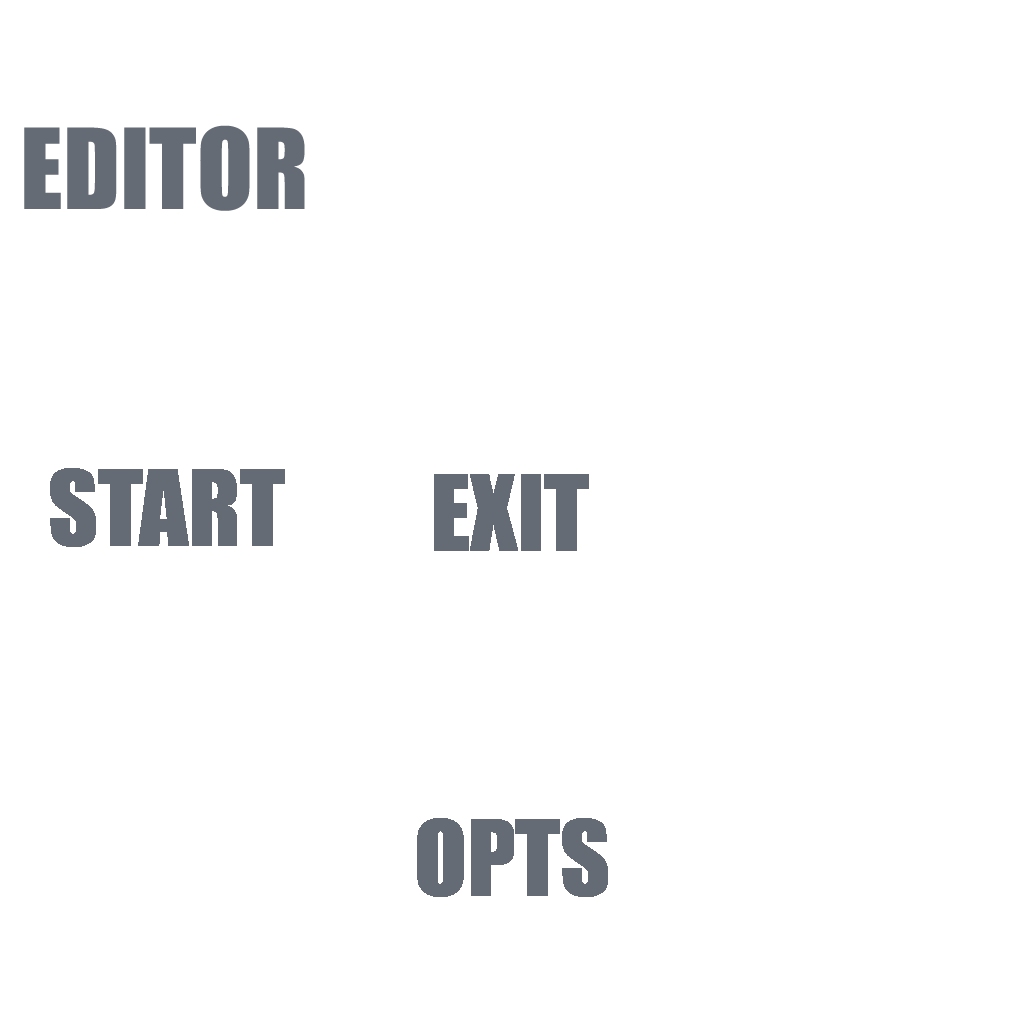
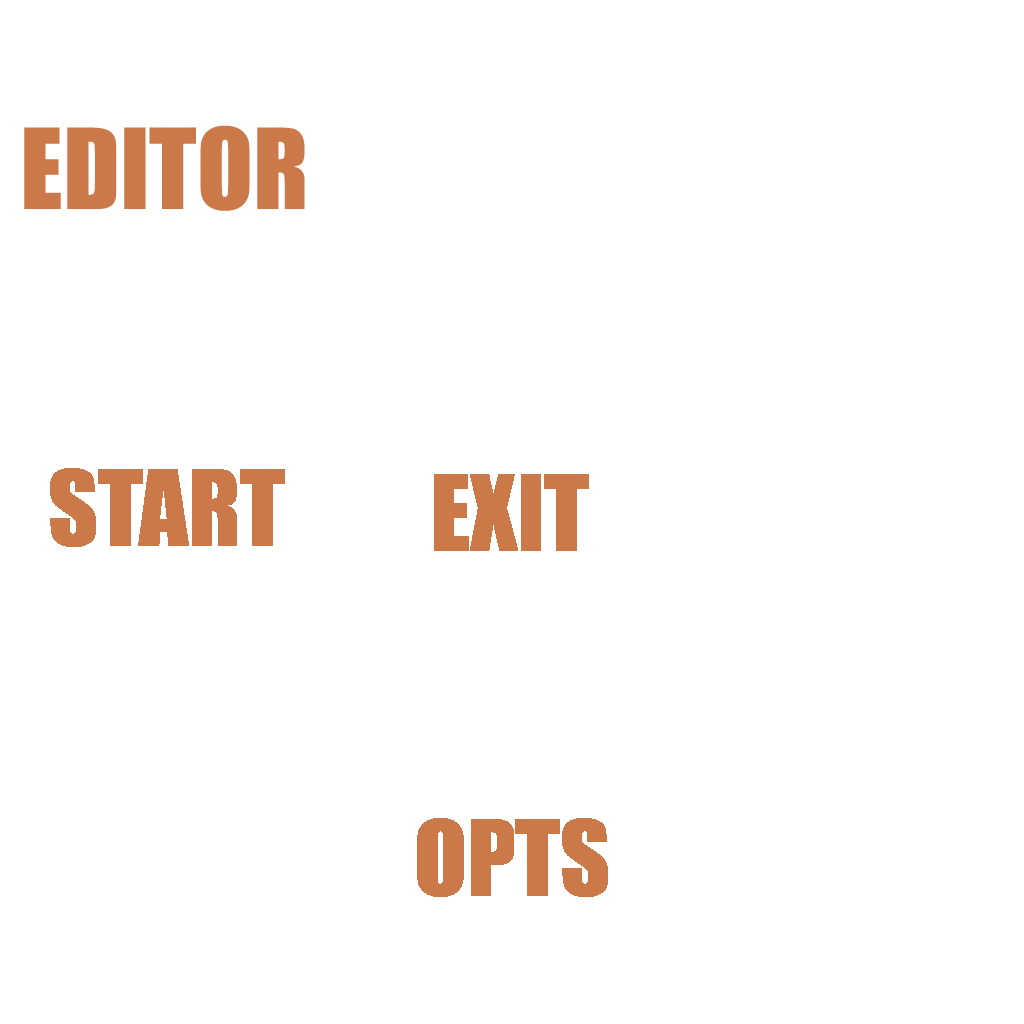
The second 1024px x 1024px image is a revision of the first. Changes to its layers:
painted on "EDITOR" over [24, 125, 608, 897]
removed layer "Layer 1" over [434, 474, 589, 551]
removed layer "main_cube_text_flat" over [50, 468, 608, 897]
